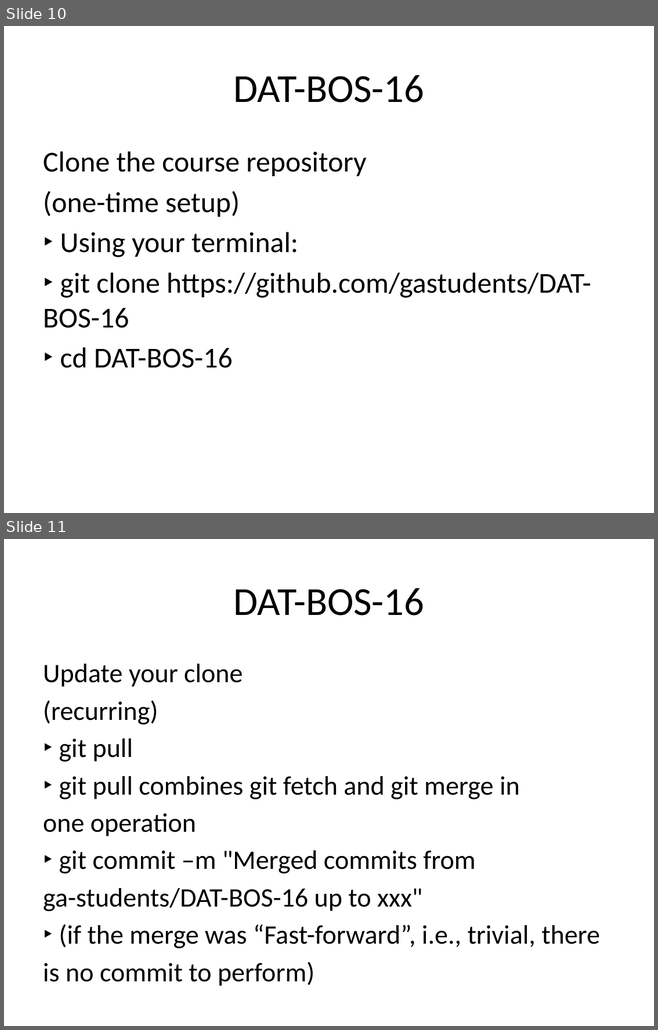
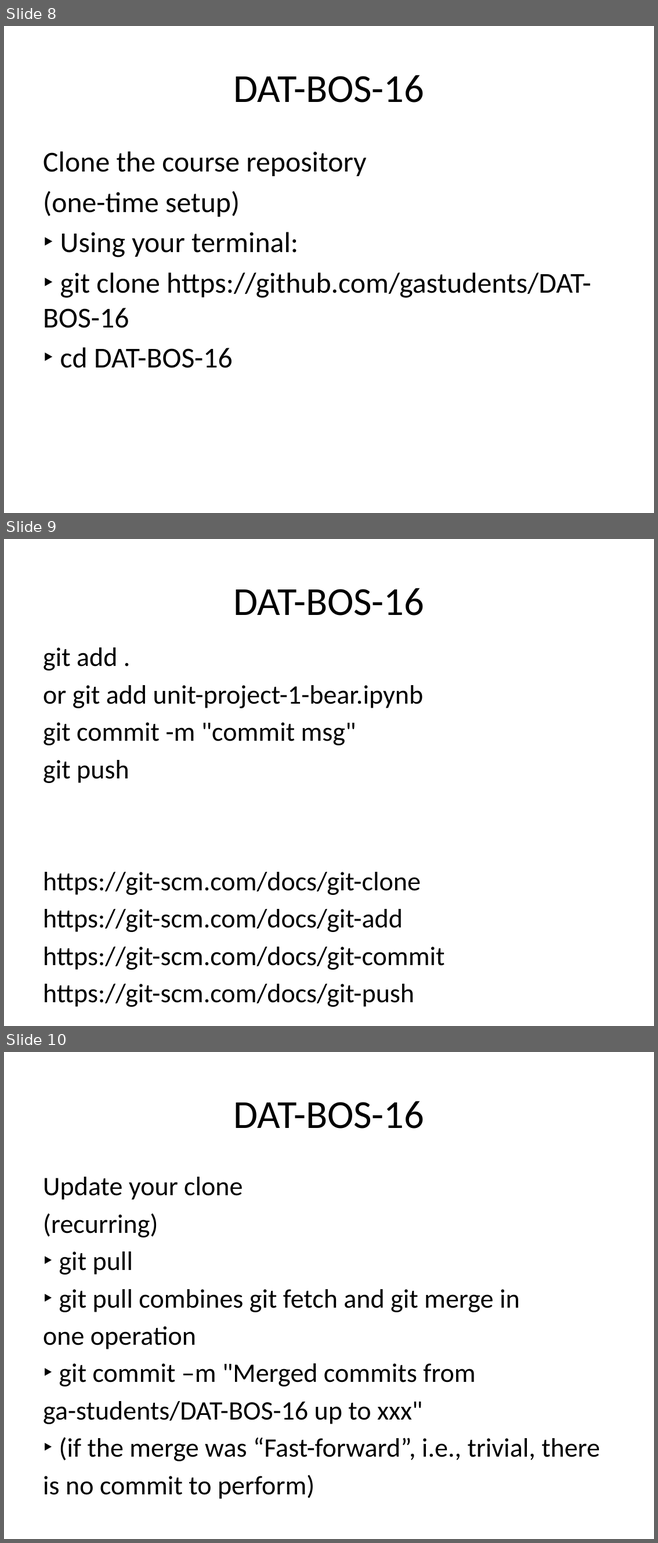
Before and after one commit to victoryang1/DAT-BOS-16, a slide deck: lessons/lesson-03/03_git_github_Data-science.pptx. Shown one above the other, each under a label of ours: slides 10 and 11 before the commit, slides 8, 9 and 10 after it. The pictures are 658x1030 and 658x1543 pixels, drawn with LibreOffice and Linux fonts; fonts in the diff are those of the drawing. Boxes give left, top, right and bottom in pixels: in the first picture for what was removed or moved away, otherwise in the second. Text is boxed around its words. In the diff, an @@ line names an element or a change of style, - is before the commit and + after.

```diff
--- a/lessons/lesson-03/03_git_github_Data-science.pptx
+++ b/lessons/lesson-03/03_git_github_Data-science.pptx
@@ slide 9 added at <box>4,539,654,1026</box>, background #FFFFFF @@
@@ title added at <box>234,588,424,616</box>, 44 pt, text #000000 @@
+DAT-BOS-16
@@ text added at <box>43,647,444,1007</box>, 29.6 pt, text #000000 @@
+git add .
+or git add unit-project-1-bear.ipynb
+git commit -m "commit msg"
+git push
+https://git-scm.com/docs/git-clone
+https://git-scm.com/docs/git-add
+https://git-scm.com/docs/git-commit
+https://git-scm.com/docs/git-push
@@ what was slide 10 is now slide 8 @@
@@ what was slide 11 is now slide 10 @@
```
Also in this commit, not shown: 1 slide changed, 2 slides removed.
